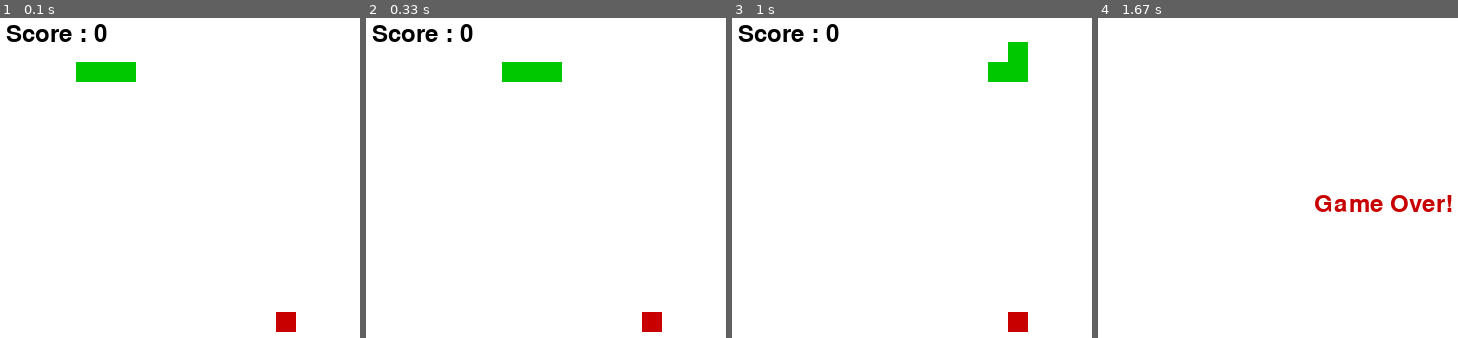
Above: before the commit, frames 1-4 (left to right).
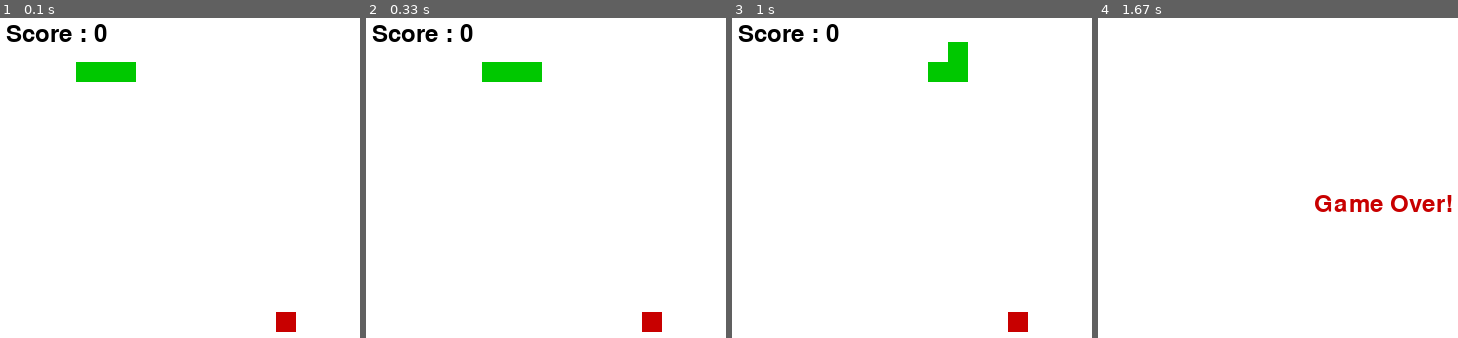
Above: after the commit, the same moments.

Repository: WAHU0508/Pygames
Game: pygame game, started from snake_game.py
Same seed, same stepped clock (60 frames per second), same inputs: the game is played once before the commit and once after it.
Inputs:
- Up to frame 1 (0.1 s): no input
- Up to frame 2 (0.33 s): no input
- Up to frame 3 (1 s): hold Up from 0.83 s (still down)
- Up to frame 4 (1.67 s): release Up at 1.3 s

Frame 1 is identical in both runs. In frame 2, 0.7% of the frame differs, in the area x 32-55%, y 13-20%; in frame 3, 2.1%, in the area x 54-83%, y 7-20%; in frame 4, nothing differs.

Commit message:
Update snake_game.py

Diff:
--- a/snake_game.py
+++ b/snake_game.py
@@ -1,24 +1,22 @@
-#snake_game
-
 import pygame
 import random
 import sys
 
-#initialize pygame
+# Initialize pygame
 pygame.init()
 
-#screen dimensions
+# Screen dimensions
 WIDTH, HEIGHT = 600, 400
 screen = pygame.display.set_mode((WIDTH, HEIGHT))
 pygame.display.set_caption("Snake Game")
 
-#colors
+# Colors
 WHITE = (255, 255, 255)
 GREEN = (0, 200, 0)
 RED = (200, 0, 0)
 BLACK = (0, 0, 0)
 
-#Game variables
+# Game variables
 block_size = 20
 snake = [[100, 50], [80, 50], [60, 50]]
 snake_direction = 'RIGHT'
@@ -28,7 +26,7 @@
 font = pygame.font.Font(None, 36)
 clock = pygame.time.Clock()
 
-#Game over func
+# Game over function
 def game_over():
     game_over_text = font.render("Game Over!", True, RED)
     screen.blit(game_over_text, (WIDTH // 2 - 80, HEIGHT // 2 - 20))
@@ -37,7 +35,7 @@
     pygame.quit()
     sys.exit()
 
-#Game loop
+# Game loop
 running = True
 while running:
     screen.fill(WHITE)
@@ -46,7 +44,7 @@
         if event.type == pygame.QUIT:
             running = False
 
-    #snake direction control
+    # Snake direction control
     keys = pygame.key.get_pressed()
     if keys[pygame.K_UP] and snake_direction != 'DOWN':
         snake_direction = 'UP'
@@ -56,7 +54,8 @@
         snake_direction = 'LEFT'
     if keys[pygame.K_RIGHT] and snake_direction != 'LEFT':
         snake_direction = 'RIGHT'
-    #Move the snake
+
+    # Move the snake
     head = snake[0]
     if snake_direction == 'UP':
         new_head = [head[0], head[1] - block_size]
@@ -67,18 +66,18 @@
     elif snake_direction == 'RIGHT':
         new_head = [head[0] + block_size, head[1]]
 
-    #Add new head
+    # Add new head
     snake.insert(0, new_head)
 
-    #Check if snake eats the food
-    if new_head[0] == food_x and new_head[1] == food_y:
+    # Check if snake eats the food
+    if snake[0][0] == food_x and snake[0][1] == food_y:
         score += 1
         food_x = random.randint(0, (WIDTH - block_size) // block_size) * block_size
         food_y = random.randint(0, (HEIGHT - block_size) // block_size) * block_size
     else:
         snake.pop()
 
-    #Check if snake hits itself or walls
+    # Check if snake hits itself or walls
     if (
         new_head in snake[1:]
         or new_head[0] < 0
@@ -88,19 +87,19 @@
     ):
         game_over()
 
-    #Draw the food
+    # Draw the food
     pygame.draw.rect(screen, RED, (food_x, food_y, block_size, block_size))
-    #Draw the snake
+    # Draw the snake
     for block in snake:
         pygame.draw.rect(screen, GREEN, (block[0], block[1], block_size, block_size))
-    #Draw the score
+    # Draw the score
     score_text = font.render(f"Score : {score}", True, BLACK)
     screen.blit(score_text, (10, 10))
-    #Update display
+    # Update display
     pygame.display.flip()
-    #control frame rate
-    clock.tick(10)
+    # Control frame rate
+    clock.tick(7)
 
-#Quit game
+# Quit game
 pygame.quit()
 sys.exit()
